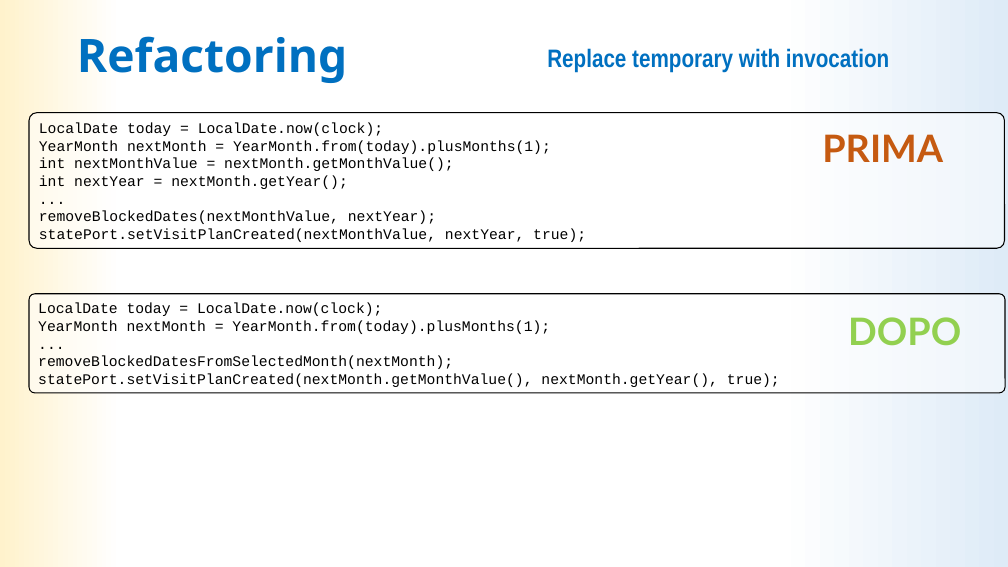
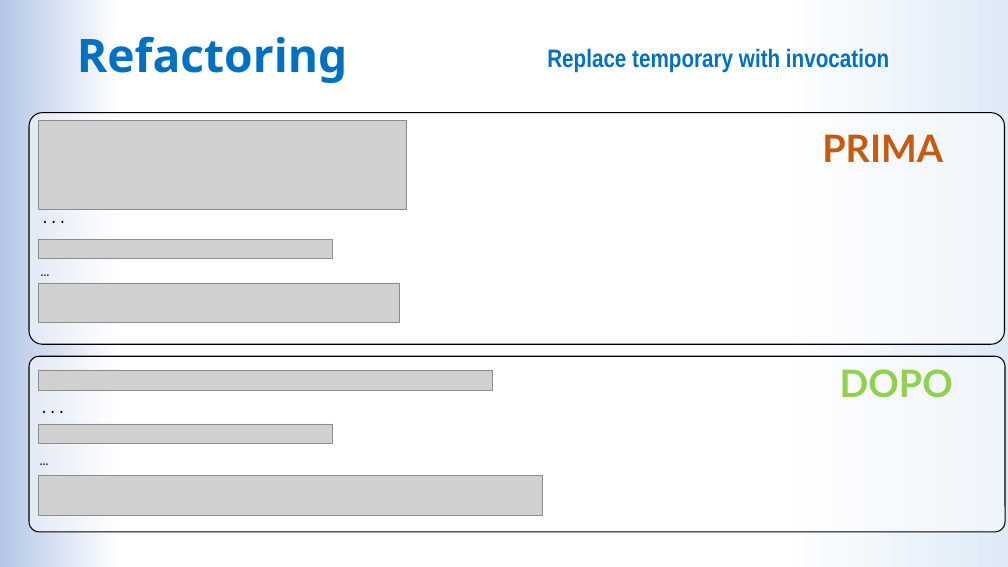
Before and after one commit to LDolzanelli/progettoIngegneria, a slide deck: slide 26 of doc/Presentazione/Presentazione_ingsw_parteB.pptx (slide 28 before the commit). Drawn at 1008x567 pixels with LibreOffice and Linux fonts; fonts in the diff are those of the drawing; grey boxes stand for pictures. Boxes give left, top, right and bottom in pixels: in the first picture for what was removed or moved away, otherwise in the second. Text is boxed around its words. In the diff, an @@ line names an element or a change of style, - is before the commit and + after.

```diff
--- a/doc/Presentazione/Presentazione_ingsw_parteB.pptx
+++ b/doc/Presentazione/Presentazione_ingsw_parteB.pptx
@@ background gradient #DEEBF7 to #FFFFFF to #FFF2CC to gradient #DEEBF7 to #FFFFFF to #B4C7E7 @@
@@ rounded rectangle "...": place and size @@
-rounded rectangle "..." at (29, 113, 1004, 248)
+rounded rectangle "..." at (29, 113, 1004, 344)
@@ text in rounded rectangle at (39, 122, 551, 189): paragraphs removed @@
-LocalDate today = LocalDate.now(clock);
-YearMonth nextMonth = YearMonth.from(today).plusMonths(1);
-int nextMonthValue = nextMonth.getMonthValue();
-int nextYear = nextMonth.getYear();
@@ picture added at (39, 121, 407, 209) @@
@@ text in rounded rectangle at (39, 210, 586, 242): text changed @@
-removeBlockedDates(nextMonthValue, nextYear);
-statePort.setVisitPlanCreated(nextMonthValue, nextYear, true);
+…
@@ picture added at (39, 240, 332, 259) @@
@@ picture added at (38, 283, 399, 322) @@
@@ text in rounded rectangle at (38, 303, 550, 334): paragraphs removed @@
-LocalDate today = LocalDate.now(clock);
-YearMonth nextMonth = YearMonth.from(today).plusMonths(1);
@@ rounded rectangle "...": place and size @@
-rounded rectangle "..." at (29, 294, 1005, 393)
+rounded rectangle "..." at (29, 356, 1005, 532)
@@ text in rounded rectangle at (38, 356, 780, 387): text changed @@
-removeBlockedDatesFromSelectedMonth(nextMonth);
-statePort.setVisitPlanCreated(nextMonth.getMonthValue(), nextMonth.getYear(), true);
+…
@@ text "DOPO": place and size @@
-text "DOPO" at (848, 317, 961, 346)
+text "DOPO" at (840, 369, 953, 398)
@@ picture added at (38, 370, 492, 390) @@
@@ picture added at (39, 424, 332, 443) @@
@@ picture added at (38, 476, 542, 515) @@
```
Also in this commit, not shown: 26 other slides changed, 1 slide added, 2 slides removed.
